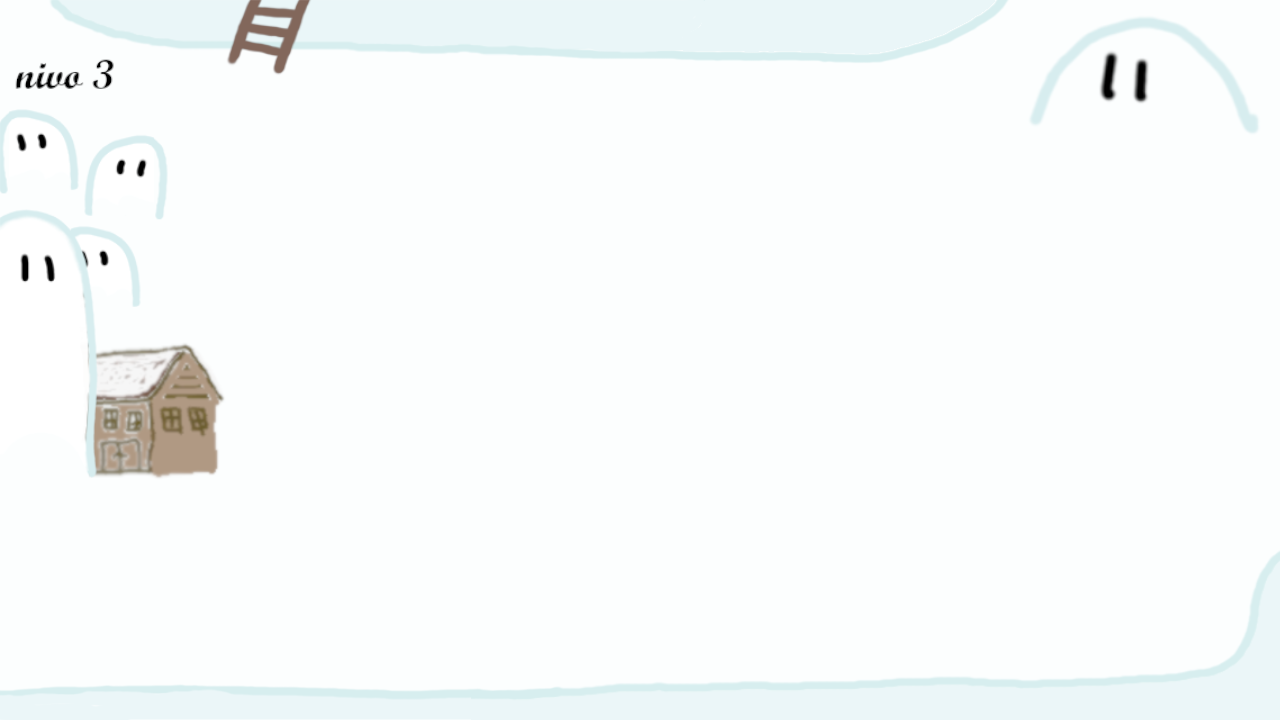
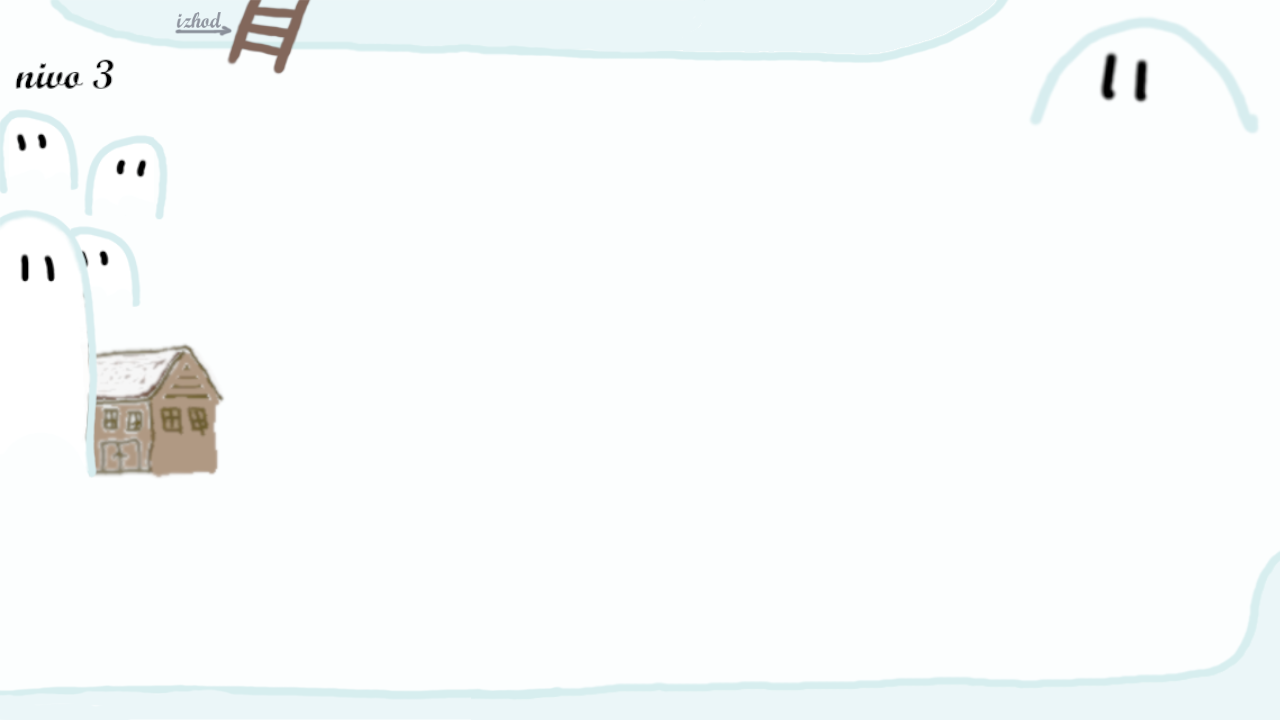
Layers edited between the first and the second 1280x720 image:
added layer "izhod copy" above "pobocje up" over (x1=175, y1=12, x2=233, y2=37)
